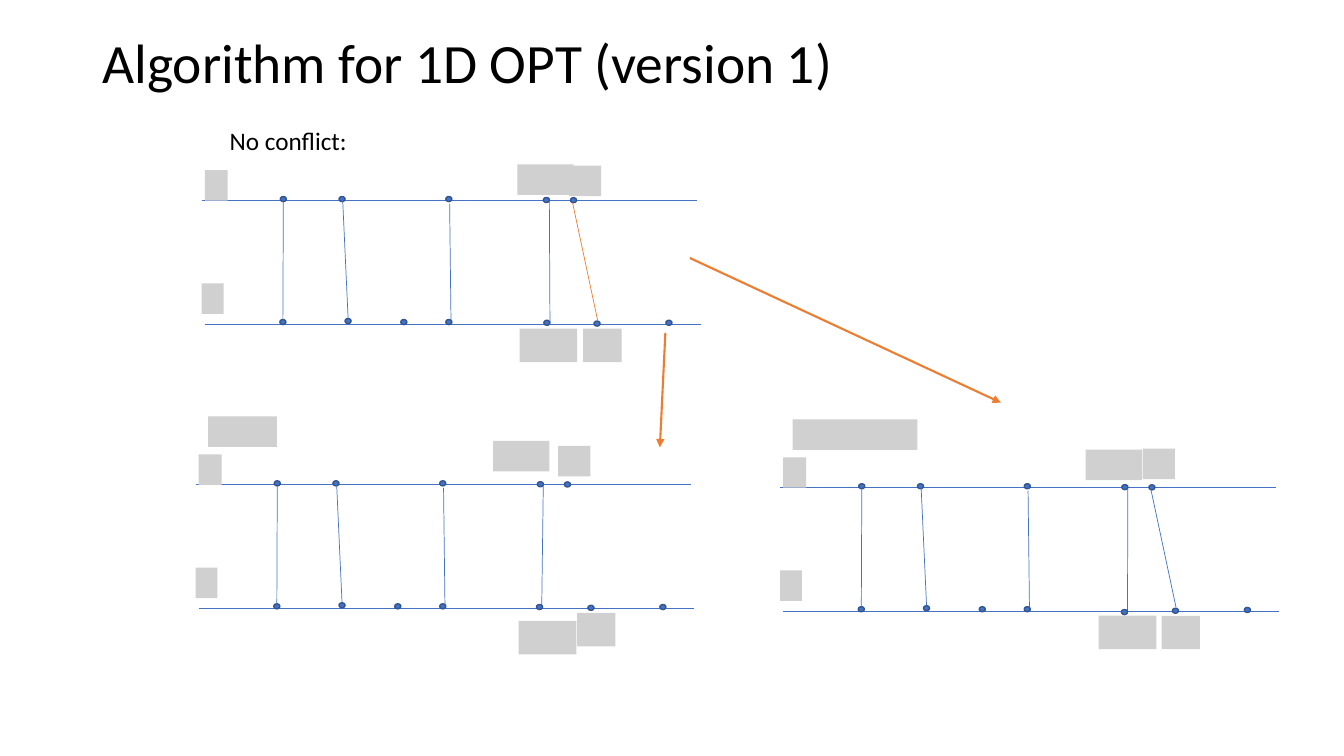
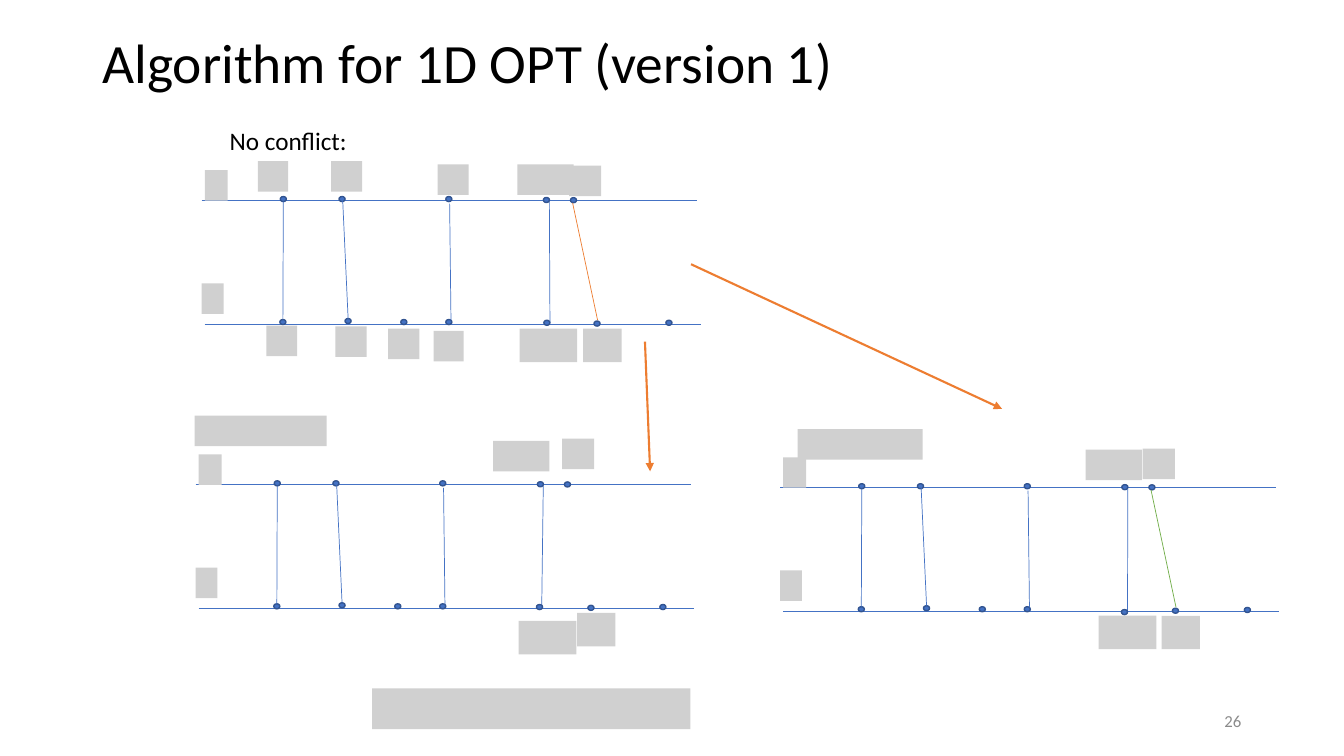
Before and after one commit to yikun-baio/sliced_opt, a slide deck: slide 26 of Sliced Optimal Partial Transport/report/OPT_Yikun.pptx (slide 27 before the commit). Drawn at 1344x756 pixels with LibreOffice and Linux fonts; fonts in the diff are those of the drawing; grey boxes stand for pictures. Boxes give left, top, right and bottom in pixels: in the first picture for what was removed or moved away, otherwise in the second. Text is boxed around its words. In the diff, an @@ line names an element or a change of style, - is before the commit and + after.

```diff
--- a/Sliced Optimal Partial Transport/report/OPT_Yikun.pptx
+++ b/Sliced Optimal Partial Transport/report/OPT_Yikun.pptx
@@ picture added at (258, 161, 288, 192) @@
@@ picture added at (332, 161, 363, 192) @@
@@ picture added at (438, 164, 469, 195) @@
@@ arrow moved from (690, 258) - (1001, 402) to (692, 264) - (1002, 409) @@
@@ picture added at (266, 326, 296, 356) @@
@@ picture added at (336, 327, 367, 357) @@
@@ picture added at (388, 329, 419, 359) @@
@@ picture added at (434, 331, 464, 361) @@
@@ arrow moved from (665, 333) - (660, 448) to (645, 342) - (650, 472) @@
@@ picture: place and size @@
-picture at (208, 416, 276, 447)
+picture at (195, 415, 327, 446)
@@ picture: place and size @@
-picture at (559, 446, 591, 476)
+picture at (563, 439, 595, 469)
@@ picture: place and size @@
-picture at (792, 419, 918, 450)
+picture at (798, 430, 923, 460)
@@ line (1151, 490) - (1177, 607): stroke #4472C4 0.5 pt to #70AD47 0.5 pt @@
@@ picture added at (372, 689, 691, 729) @@
@@ page number added at (1224, 716, 1241, 727), 12 pt, text #8C8C8C @@
+26
```
Also in this commit, not shown: 48 other slides changed, 5 slides added, 23 other files.
